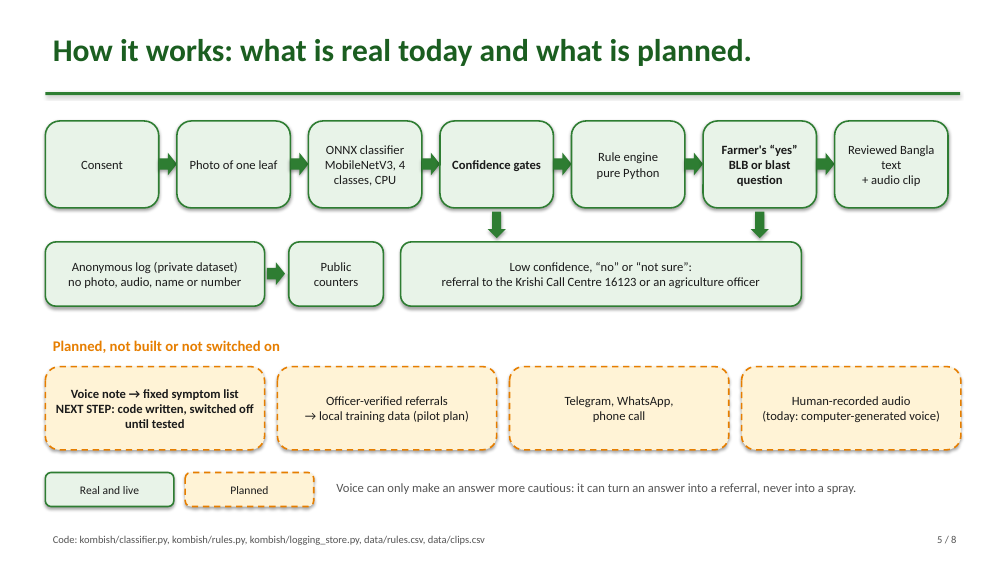
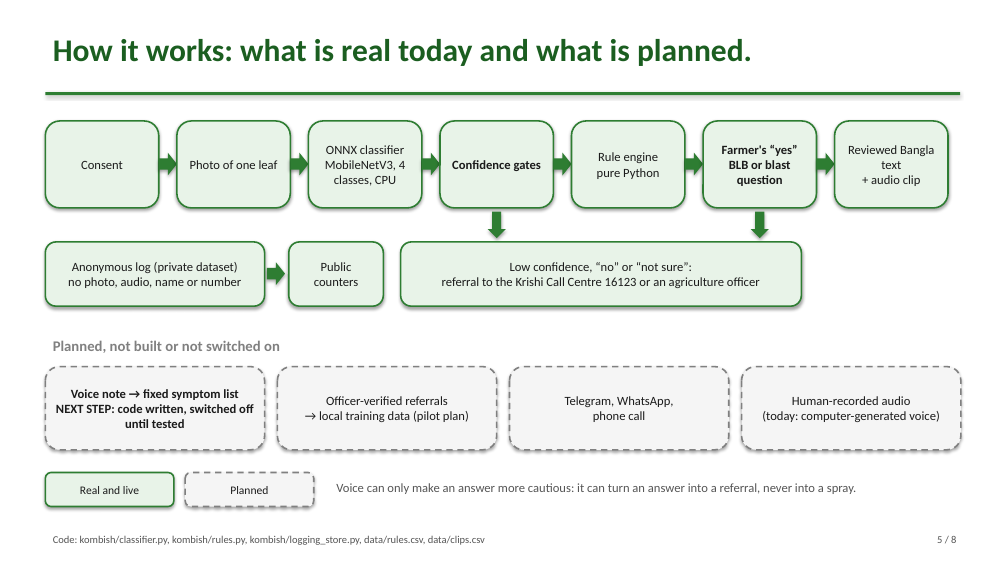
Before and after one commit to Raiyan465-F1/kom-bish, a slide deck: slide 5 of deck/Kom_Bish_deck.pptx. Drawn at 1008x567 pixels with LibreOffice and Linux fonts; fonts in the diff are those of the drawing. Boxes give left, top, right and bottom in pixels: in the first picture for what was removed or moved away, otherwise in the second. Text is boxed around its words. In the diff, an @@ line names an element or a change of style, - is before the commit and + after.

```diff
--- a/deck/Kom_Bish_deck.pptx
+++ b/deck/Kom_Bish_deck.pptx
@@ text "Planned, not built or not ..." at box(53, 340, 280, 353): text colour #E67E00 to #808080 @@
@@ fill #FFF3D6 to #F5F5F5; outline #E67E00 1.5 pt dashed to #808080 1.5 pt dashed in 5 elements at box(45, 367, 265, 450), box(278, 367, 497, 450), box(510, 367, 729, 450), box(742, 367, 961, 450), box(185, 473, 314, 507) @@
```
Also in this commit, not shown: 3 other slides changed, 7 other files.
